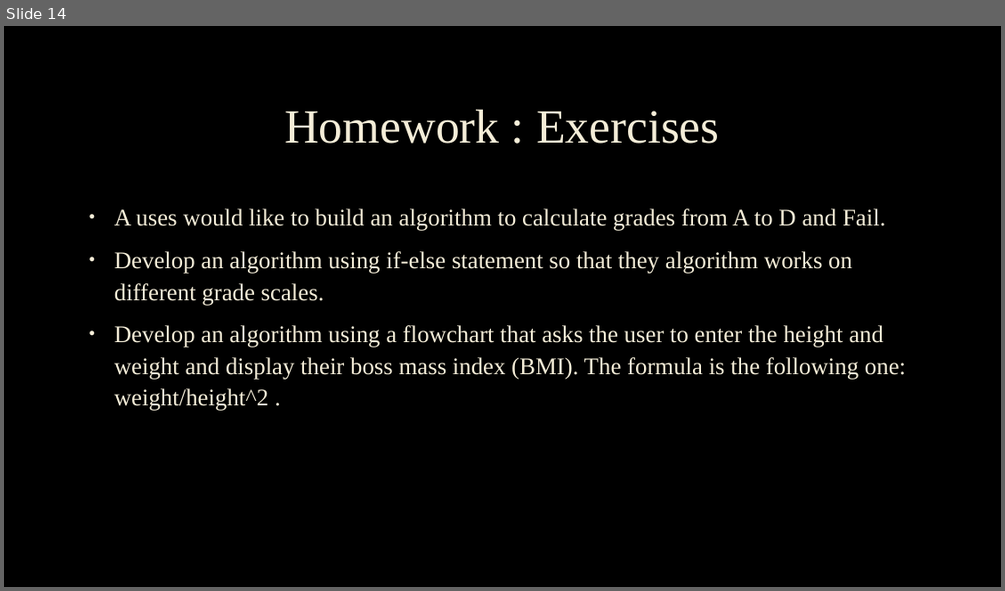
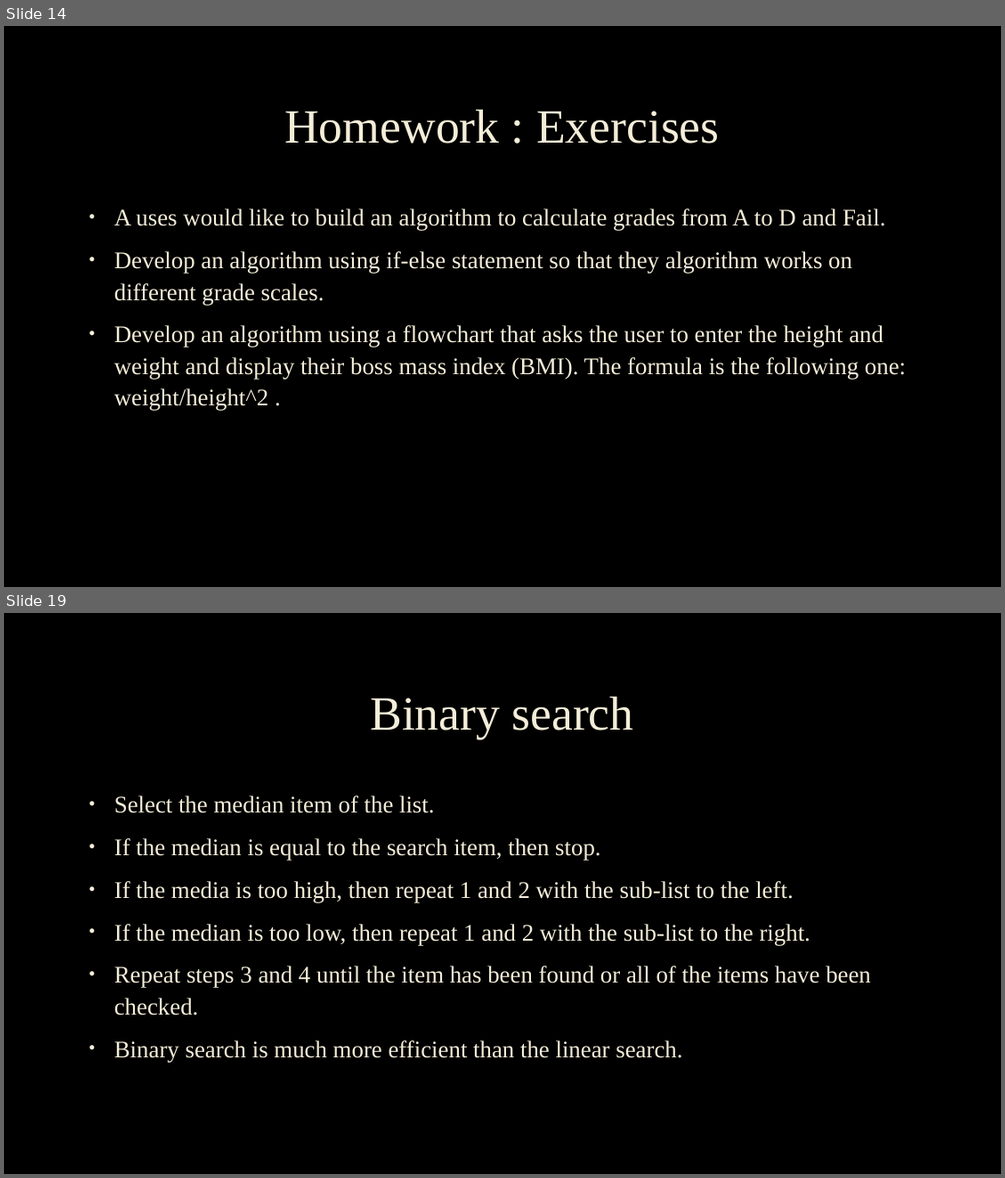
Before and after one commit to chrisasim/GCSEComputerScience-9-1-, a slide deck: Computer Science GCSE(9-1) (2).pptx. Shown one above the other, each under a label of ours: slide 14 before the commit, slides 14 and 19 after it; the slides between them are not shown. The pictures are 1005x591 and 1005x1178 pixels, drawn with LibreOffice and Linux fonts; fonts in the diff are those of the drawing; background and template pictures are left out. Boxes give left, top, right and bottom in pixels: in the first picture for what was removed or moved away, otherwise in the second. Text is boxed around its words. In the diff, an @@ line names an element or a change of style, - is before the commit and + after.

```diff
--- a/Computer Science GCSE(9-1) (2).pptx
+++ b/Computer Science GCSE(9-1) (2).pptx
@@ slide 19 added at [4, 613, 1001, 1174], background picture (left out) @@
@@ title added at [370, 696, 634, 738], 46 pt, text #F4EDD8 @@
+Binary search
@@ text added at [114, 795, 871, 1062], 23 pt, text #F4EDD8 @@
+• Select the median item of the list.
+• If the median is equal to the search item, then stop.
+• If the media is too high, then repeat 1 and 2 with the sub-list to the left.
+• If the median is too low, then repeat 1 and 2 with the sub-list to the right.
+• Repeat steps 3 and 4 until the item has been found or all of the items have been checked.
+• Binary search is much more efficient than the linear search.
```
Also in this commit, not shown: 1 slide changed, 5 other slides added.
